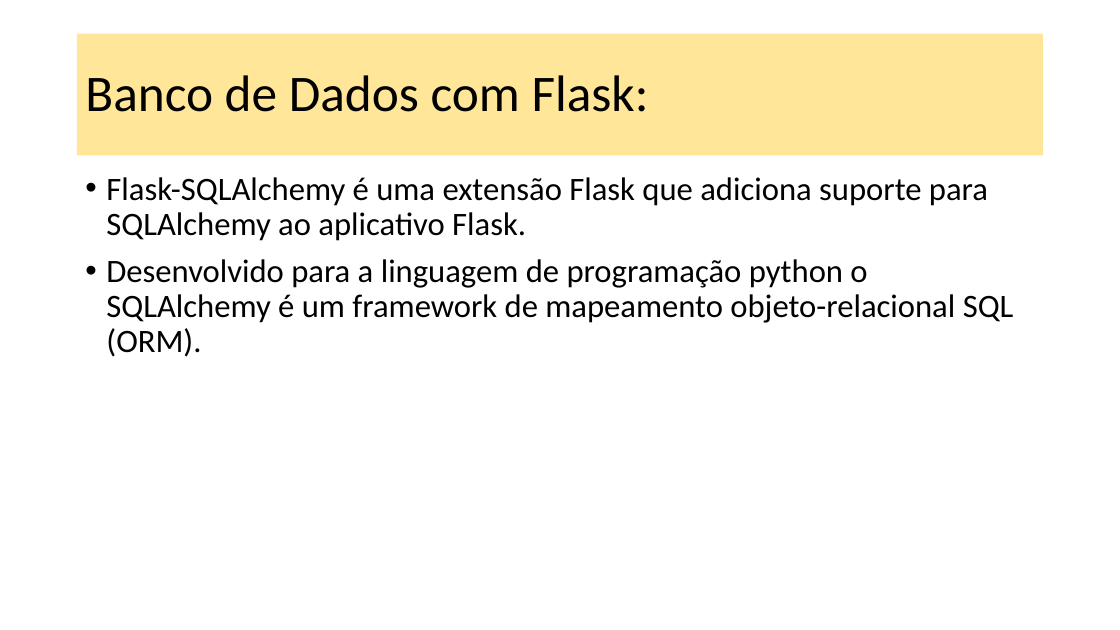
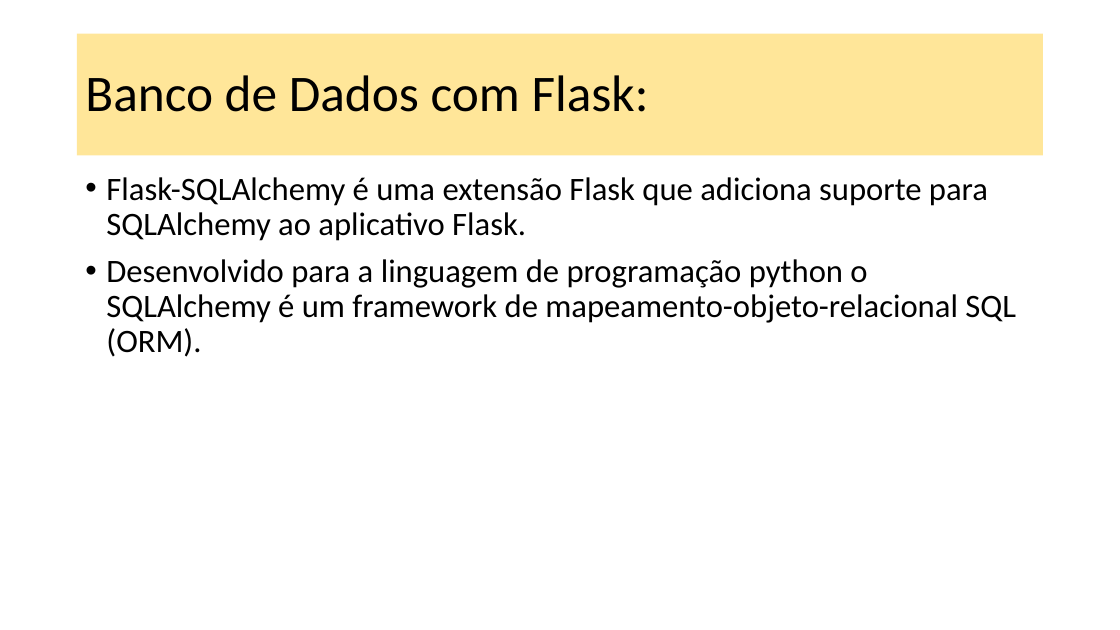
Before and after one commit to dourivaljunior/Curso-de-Flask, a slide deck: slide 16 of Aula 06 Flask.pptx (slide 14 before the commit). Drawn at 1120x630 pixels with LibreOffice and Linux fonts; fonts in the diff are those of the drawing. Boxes give left, top, right and bottom in pixels: in the first picture for what was removed or moved away, otherwise in the second. Text is boxed around its words. In the diff, an @@ line names an element or a change of style, - is before the commit and + after.

```diff
--- a/Aula 06 Flask.pptx
+++ b/Aula 06 Flask.pptx
@@ text at (106, 259, 1016, 357): text changed @@
-• Desenvolvido para a linguagem de programação python o SQLAlchemy é um framework de mapeamento objeto-relacional SQL (ORM).
+• Desenvolvido para a linguagem de programação python o SQLAlchemy é um framework de mapeamento-objeto-relacional SQL (ORM).
```
Also in this commit, not shown: 15 other slides changed, 6 slides added, 1 slide removed, 1 other file.
